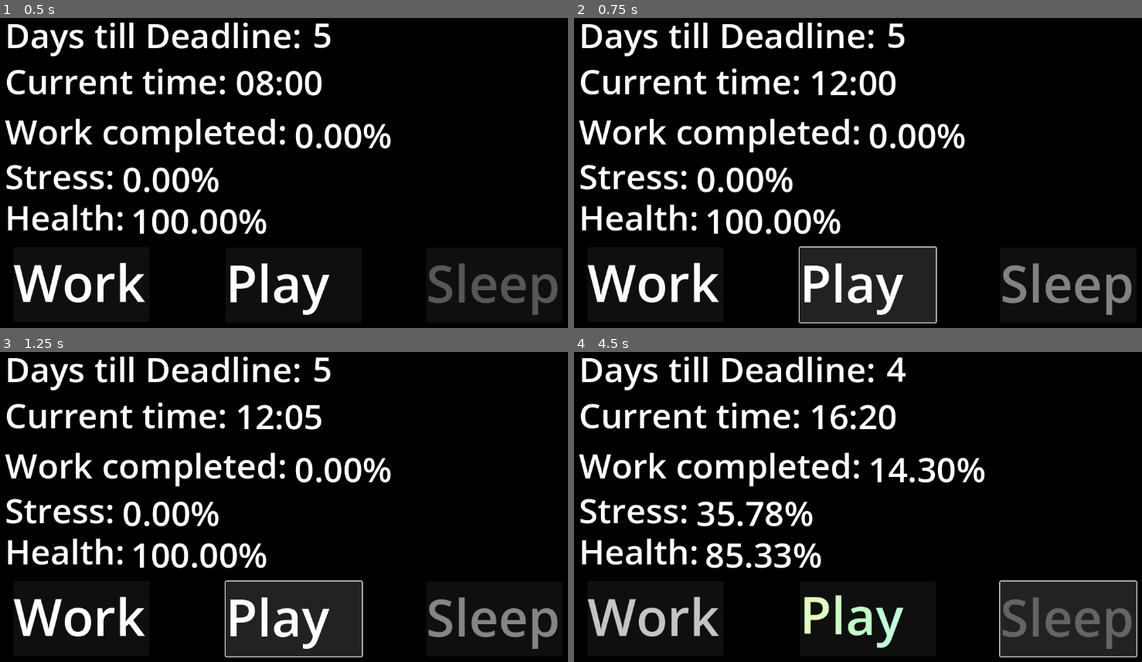
Above: before the commit, frames 1-4 (two rows, left to right).
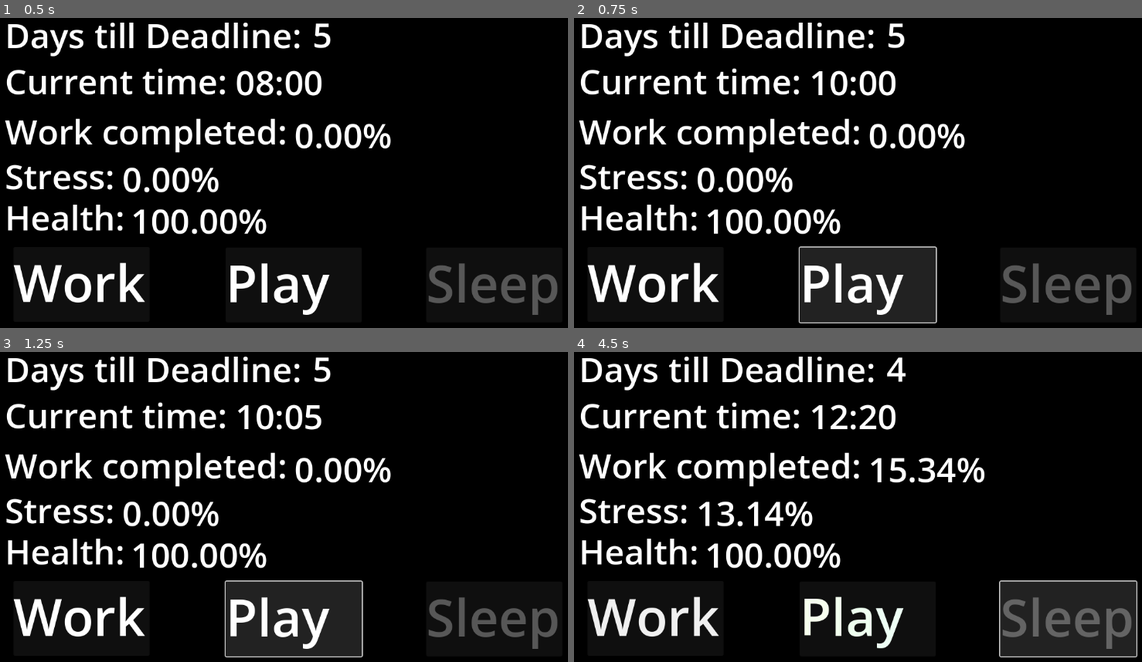
Above: after the commit, the same moments.

Repository: rschlegeTH/EPWS2526PritzkauSchlegel
Game: Godot game, scene res://main_scene.tscn
Two runs of this game, one before a commit and one after it. Both use one fixed random seed, a clock stepped at 60 frames per second and the inputs below.
Inputs:
- Up to frame 1 (0.5 s): no input
- Up to frame 2 (0.75 s): click "[playEffect]Play[/playEffect]" at 0.5 s
- Up to frame 3 (1.25 s): no input
- Up to frame 4 (4.5 s): click "[playEffect]Play[/playEffect]" at 1.25 s; click "[workEffect]Work[/workEffect]" at 2 s; click "[sleepEffect]Sleep[/sleepEffe…" at 2.75 s; click "[workEffect]Work[/workEffect]" at 3.5 s; click "[sleepEffect]Sleep[/sleepEffe…" at 4.25 s

Frame 1 is identical in both runs. In frame 2, 1.2% of the frame differs, in the area x 45-99%, y 17-96%; in frame 3, 1.2%; in frame 4, 4.0%, in the area x 2-68%, y 16-96%.

Commit message:
Parameter besser ballanciert

Diff:
--- a/Development/new-game-project/main_scene.tscn
+++ b/Development/new-game-project/main_scene.tscn
@@ -17,19 +17,19 @@
 [ext_resource type="Script" uid="uid://cbkp11y6ficih" path="res://win_or_lose_disc.gd" id="15_2jcla"]
 
 [sub_resource type="Curve" id="Curve_7ycvg"]
-_data = [Vector2(0.35361215, 0.5), 0.0, 0.6377584, 0, 0, Vector2(1, 1), 0.77352947, 0.0, 1, 0]
+_data = [Vector2(0.34600762, 0.50075305), 0.0, 0.68272454, 0, 0, Vector2(1, 1), 0.76338345, 0.0, 1, 0]
 point_count = 2
 
 [sub_resource type="Curve" id="Curve_wr18j"]
-_data = [Vector2(0, 0.5), 0.0, 0.5525698, 0, 0, Vector2(1, 1), 0.5268649, 0.0, 0, 0]
+_data = [Vector2(0, 0.42038214), 0.0, 0.18375465, 0, 0, Vector2(1, 1), 0.5268649, 0.0, 0, 0]
 point_count = 2
 
 [sub_resource type="Curve" id="Curve_qwutr"]
-_data = [Vector2(0, 0.5), 0.0, 0.5, 0, 1, Vector2(1, 1), 0.5, 0.0, 1, 0]
+_data = [Vector2(0, 0.5), 0.0, 0.3165273, 0, 0, Vector2(1, 1), 0.5, 0.0, 1, 0]
 point_count = 2
 
 [sub_resource type="Curve" id="Curve_671wp"]
-_data = [Vector2(0, 0.5), 0.0, 0.5, 0, 1, Vector2(1, 1), 0.5, 0.0, 1, 0]
+_data = [Vector2(0, 0.4224398), 0.0, 0.3360057, 0, 0, Vector2(1, 1), 0.5775602, 0.0, 1, 0]
 point_count = 2
 
 [sub_resource type="Curve" id="Curve_mo76n"]
--- a/Development/new-game-project/scritps/variable_manager.gd
+++ b/Development/new-game-project/scritps/variable_manager.gd
@@ -100,26 +100,26 @@
 ## Erhöht den Arbeitsfortschritt um die investierte Zeit und verbraucht die investierte Zeit.
 func work(time_spent:int = 4, standardIncrease: float = 2) -> void: # standardIncrease beschreibt wie viel prozent Arbeit der Spieler pro Stunde schafft
 	@warning_ignore("narrowing_conversion") addCompletion(time_spent * standardIncrease)
-	addStress(time_spent)
 	@warning_ignore("integer_division") increase_Time(floor(time_spent * 60 / MINUTETICK))
+	addStress(time_spent * standardIncrease)
 
 ## Schlafen, erhöht Gesundheitswert abhängig von der verbrauchten Zeit und verringert die Zeit um time_spent. standardIncrease beschreibt den Gesundheitsgewinn pro Stunde.
-func sleep(time_spent:int = 8, standardIncrease: float = 3.75 ) -> void:
+func sleep(time_spent:int = 8, standardIncrease: float = 10 ) -> void:
 	if(ticksSinceSleep < 48):
 		print("not tired yet")
 		return
-	addGesundheit(time_spent * standardIncrease)
 	@warning_ignore("integer_division") increase_Time(floor(time_spent * 60 / MINUTETICK))
 	if(time_spent < 6):
 		@warning_ignore("integer_division") ticksSinceSleep = (ticksSinceSleep/time_spent)
 	else:
 		ticksSinceSleep = 0
+		addGesundheit(time_spent * standardIncrease)
 
 
 ## Wird bei drücken des "Play"-Buttons ausgeführt.
-func playGame(time_spent: int=4, standardIncrease: float = 1.5 ) -> void:
+func playGame(time_spent: int=2, standardIncrease: float = 4 ) -> void:
+	@warning_ignore("integer_division") increase_Time(floor(time_spent * 60 / MINUTETICK))
 	addStress(-(time_spent * standardIncrease))
-	@warning_ignore("integer_division") increase_Time(floor(time_spent * 60 / MINUTETICK))
 
 ## Uhrzeit erhöhen um einen bestimmten Stundend-Wert, sollte keine Wert übergeben werden oder der Wert 0 sein, wird die Zeit um 5 min erhöht.
 func increase_Time(time_Inc:int = 0) -> void:
